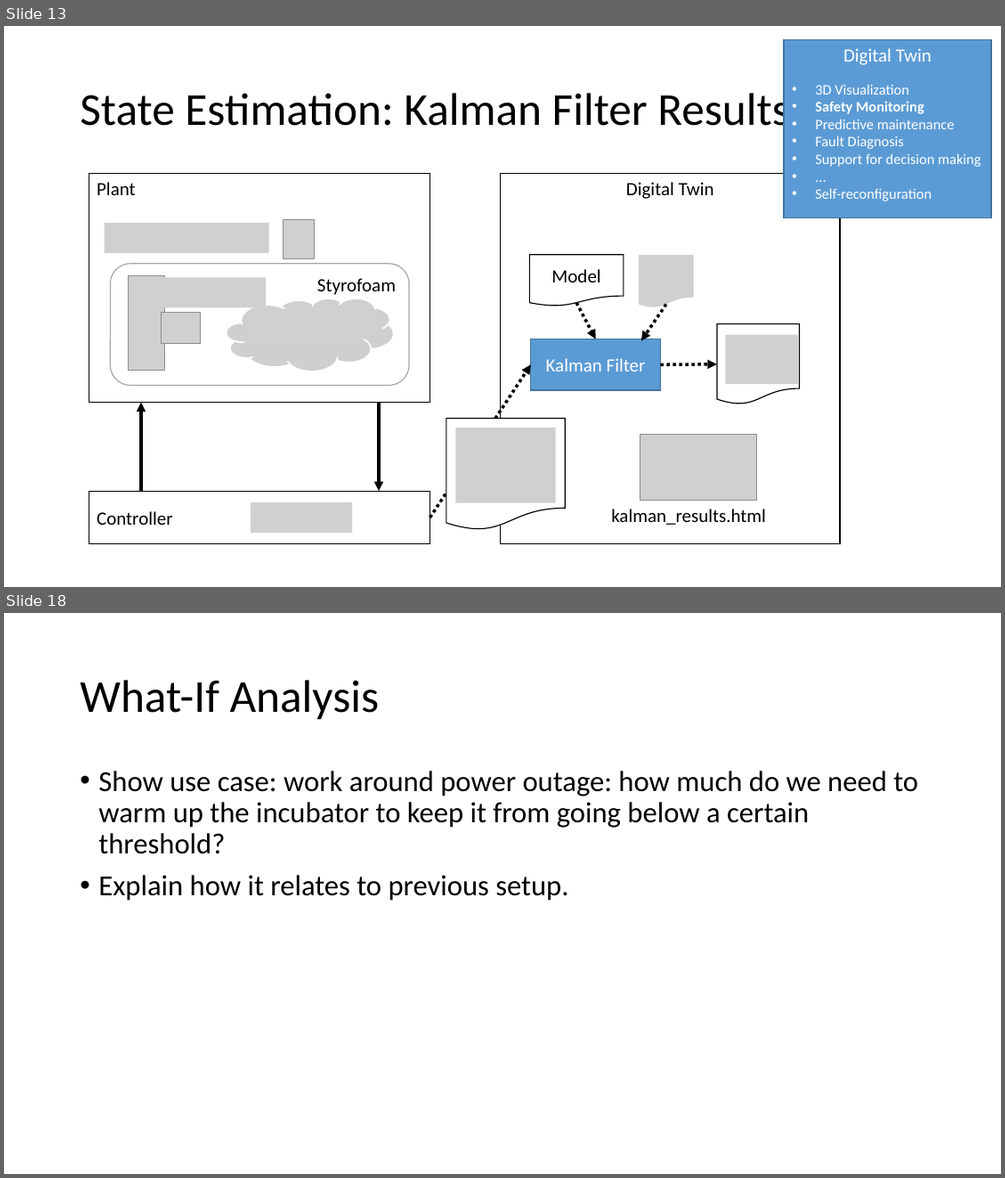
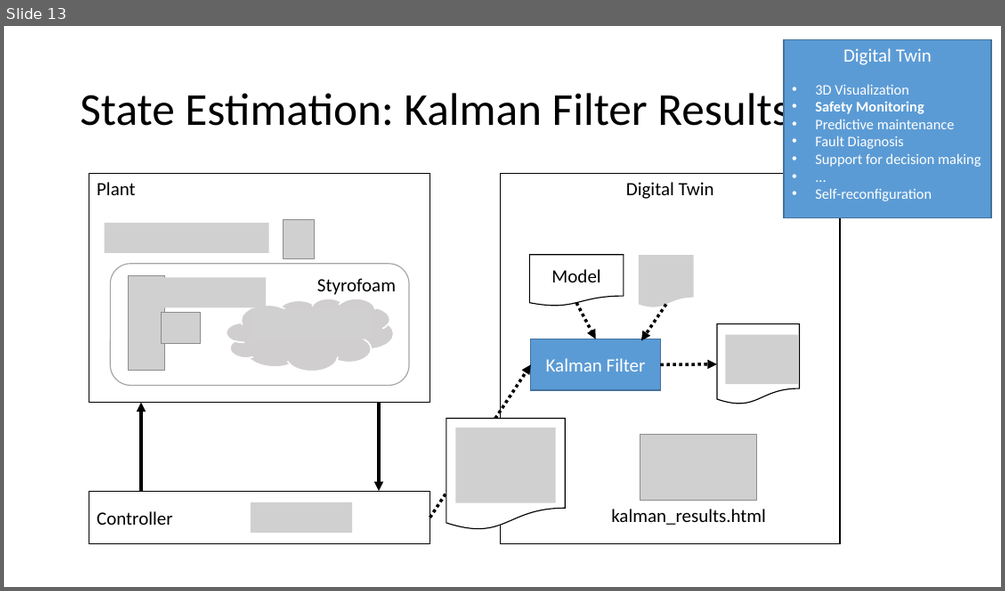
Before and after one commit to INTO-CPS-Association/example_digital-twin_incubator, a slide deck: notes/presentations/DigitLunch_17_December.pptx. Shown one above the other, each under a label of ours: slides 13 and 18 before the commit, slide 13 after it; the slides between them are not shown. The pictures are 1005x1178 and 1005x591 pixels, drawn with LibreOffice and Linux fonts; fonts in the diff are those of the drawing; grey boxes stand for pictures. Boxes give left, top, right and bottom in pixels: in the first picture for what was removed or moved away, otherwise in the second. Text is boxed around its words. In the diff, an @@ line names an element or a change of style, - is before the commit and + after.

```diff
--- a/notes/presentations/DigitLunch_17_December.pptx
+++ b/notes/presentations/DigitLunch_17_December.pptx
@@ slide 18 removed at (4,613,1001,1174), background #FFFFFF @@
@@ title removed at (80,680,380,720) @@
-What-If Analysis
@@ text removed at (98,771,918,900) @@
-• Show use case: work around power outage: how much do we need to warm up the incubator to keep it from going below a certain threshold?
-• Explain how it relates to previous setup.
```
Also in this commit, not shown: 4 slides changed, 7 slides added, 6 other slides removed, 2 other files.
